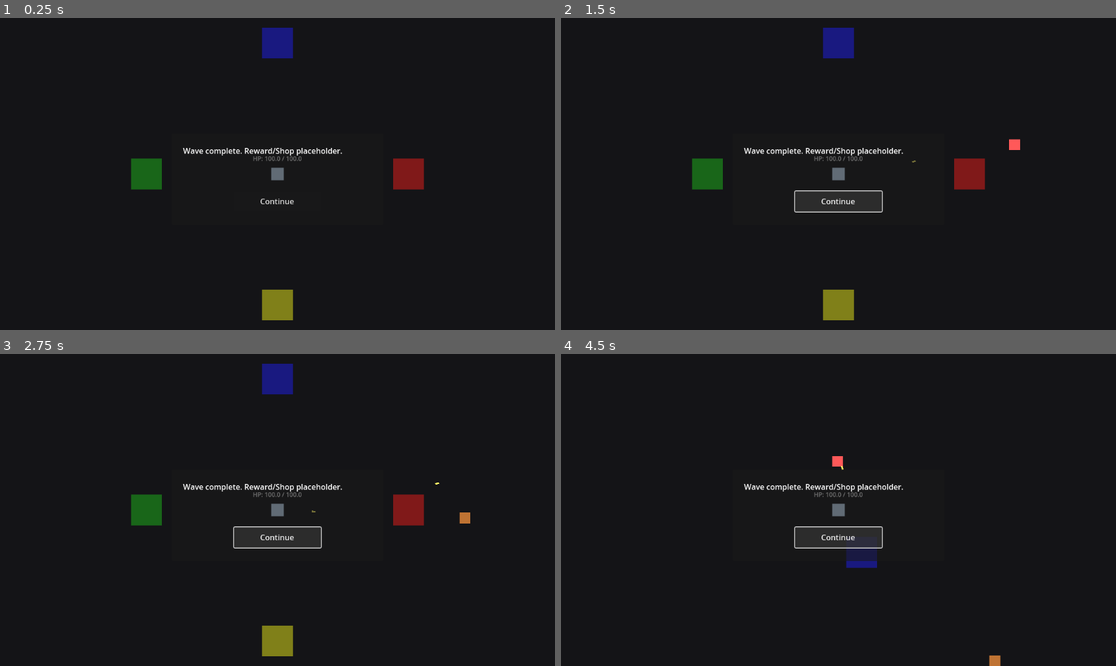
Above: before the commit, frames 1-4 (two rows, left to right).
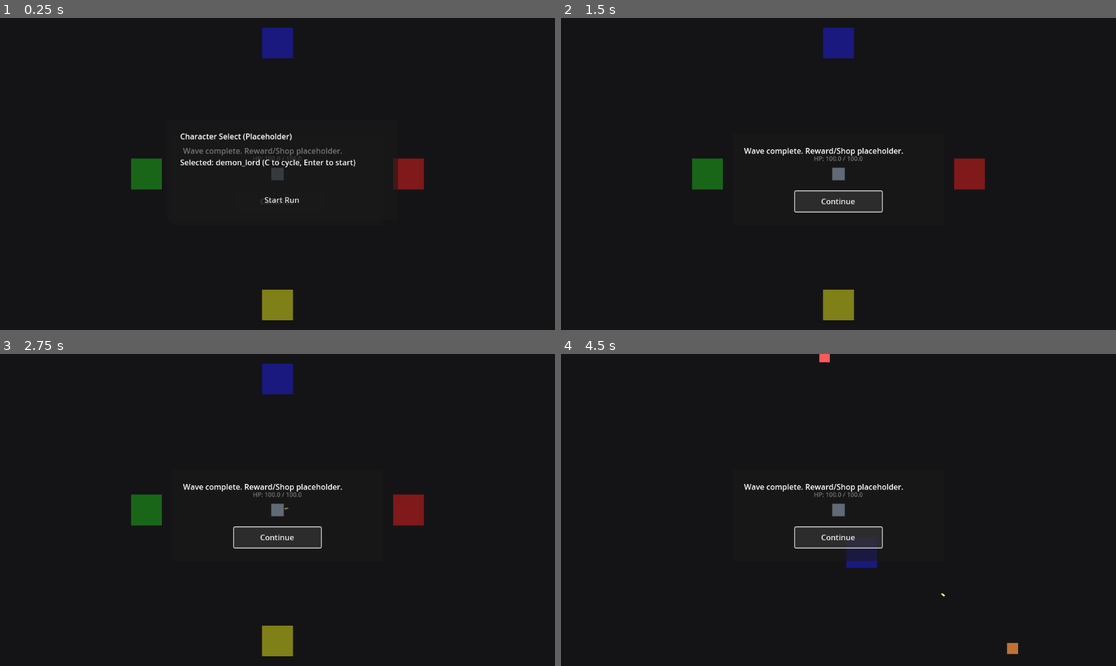
Above: after the commit, the same moments.

Repository: KevinRabbe/bullet-hell-roughe-lite
Game: Godot game, scene res://scenes/game/Main.tscn
Same seed, same stepped clock (60 frames per second), same inputs: the game is played once before the commit and once after it.
Inputs (mouse positions are in pixels of both pictures, inside the frame that each line leads up to):
- Up to frame 1 (0.25 s): no input
- Up to frame 2 (1.5 s): click (844, 198) at 0.5 s, where only the run after the commit has a clickable "Start Run"; click "Continue" at 1.25 s
- Up to frame 3 (2.75 s): click "Continue" at 2 s
- Up to frame 4 (4.5 s): tap Enter at 2.75, 3.05, 3.6 s; hold C (cycle_character) 2.78-3.53 s; hold W (move_up) 2.78-4.28 s; tap Space at 3.02, 3.32, 3.77, 3.8, 4.07, 4.35 s; hold A (move_left) from 4.28 s (still down); hold C (cycle_character) from 4.28 s (still down)

The runs differ from the first frame. In frame 1, 1.1% of the frame differs, in the area x 32-72%, y 36-60%; in frame 2, less than 0.1%; in frame 3, less than 0.1%; in frame 4, 0.3%.

Commit message:
Task 4.1: add character selection placeholder flow

Diff:
--- a/scenes/game/Main.tscn
+++ b/scenes/game/Main.tscn
@@ -168,3 +168,32 @@
 boss_scene = ExtResource("3")
 player_path = NodePath("../Player")
 spawn_after_seconds = 45.0
+
+[node name="CharacterSelect" type="CanvasLayer" parent="."]
+
+[node name="Panel" type="Panel" parent="CharacterSelect"]
+offset_left = 346.0
+offset_top = 210.0
+offset_right = 826.0
+offset_bottom = 420.0
+
+[node name="Title" type="Label" parent="CharacterSelect/Panel"]
+offset_left = 28.0
+offset_top = 24.0
+offset_right = 460.0
+offset_bottom = 62.0
+text = "Character Select (Placeholder)"
+
+[node name="CharacterLabel" type="Label" parent="CharacterSelect/Panel"]
+offset_left = 28.0
+offset_top = 78.0
+offset_right = 452.0
+offset_bottom = 128.0
+text = "Selected: gunslinger"
+
+[node name="StartButton" type="Button" parent="CharacterSelect/Panel"]
+offset_left = 150.0
+offset_top = 146.0
+offset_right = 330.0
+offset_bottom = 190.0
+text = "Start Run"
--- a/scripts/game/main_game.gd
+++ b/scripts/game/main_game.gd
@@ -2,9 +2,13 @@
 
 @onready var player: CharacterBody2D = $Player
 @onready var enemy_spawner: Node = $EnemySpawner
+@onready var character_select_layer: CanvasLayer = $CharacterSelect
+@onready var character_label: Label = $CharacterSelect/Panel/CharacterLabel
+@onready var start_button: Button = $CharacterSelect/Panel/StartButton
 var waiting_for_restart: bool = false
-var selectable_characters: Array[String] = ["gunslinger", "riftwalker"]
+var selectable_characters: Array[String] = ["gunslinger"]
 var selected_character_index: int = 0
+var run_started: bool = false
 
 func _ready() -> void:
 	process_mode = Node.PROCESS_MODE_ALWAYS
@@ -15,13 +19,24 @@
 
 	if player.has_signal("player_died"):
 		player.player_died.connect(_on_player_died)
-	_apply_selected_character()
+	if start_button != null:
+		start_button.pressed.connect(_on_start_pressed)
+	_load_selectable_characters()
+	_update_character_debug_label()
+	_set_gameplay_active(false)
 
 func _unhandled_input(event: InputEvent) -> void:
 	if not (event is InputEventKey):
 		return
 	var key_event := event as InputEventKey
 	if not key_event.pressed or key_event.echo:
+		return
+	if not run_started:
+		if event.is_action_pressed("cycle_character") or key_event.keycode == KEY_C:
+			_cycle_character()
+			_update_character_debug_label()
+		if key_event.keycode == KEY_ENTER or key_event.keycode == KEY_SPACE:
+			_on_start_pressed()
 		return
 
 	if waiting_for_restart and key_event.keycode == KEY_R:
@@ -36,9 +51,6 @@
 	if key_event.keycode == KEY_Q:
 		print("DEBUG QUIT PLACEHOLDER: no menu scene wired yet.")
 		return
-
-	if event.is_action_pressed("cycle_character") or key_event.keycode == KEY_C:
-		_cycle_character()
 
 func _on_player_died() -> void:
 	waiting_for_restart = true
@@ -62,8 +74,50 @@
 		return
 	if player != null and player.has_method("apply_character_by_id"):
 		player.call("apply_character_by_id", selectable_characters[selected_character_index])
+		print("Selected character (placeholder): %s" % selectable_characters[selected_character_index])
 
 func _new_run_seed() -> void:
 	var run_rng := get_node_or_null("/root/RunRng")
 	if run_rng != null and run_rng.has_method("new_run"):
 		run_rng.call("new_run")
+
+func _on_start_pressed() -> void:
+	if run_started:
+		return
+	run_started = true
+	_apply_selected_character()
+	_set_gameplay_active(true)
+	if character_select_layer != null:
+		character_select_layer.visible = false
+
+func _set_gameplay_active(active: bool) -> void:
+	var mode := Node.PROCESS_MODE_INHERIT if active else Node.PROCESS_MODE_DISABLED
+	for path in ["Player", "EnemySpawner", "PortalEventManager", "RewardController", "ShopController", "BossManager"]:
+		var node := get_node_or_null(path)
+		if node != null:
+			node.process_mode = mode
+	if character_select_layer != null:
+		character_select_layer.visible = not active
+
+func _load_selectable_characters() -> void:
+	var data_registry := get_node_or_null("/root/DataRegistry")
+	if data_registry == null or not data_registry.has_method("get_character_ids"):
+		return
+	var ids_variant: Variant = data_registry.call("get_character_ids")
+	if ids_variant is Array:
+		var ids: Array = ids_variant
+		if ids.is_empty():
+			return
+		var normalized: Array[String] = []
+		for id_value in ids:
+			var id_string := str(id_value)
+			if id_string != "":
+				normalized.append(id_string)
+		if not normalized.is_empty():
+			selectable_characters = normalized
+			selected_character_index = 0
+
+func _update_character_debug_label() -> void:
+	if character_label == null or selectable_characters.is_empty():
+		return
+	character_label.text = "Selected: %s (C to cycle, Enter to start)" % selectable_characters[selected_character_index]
